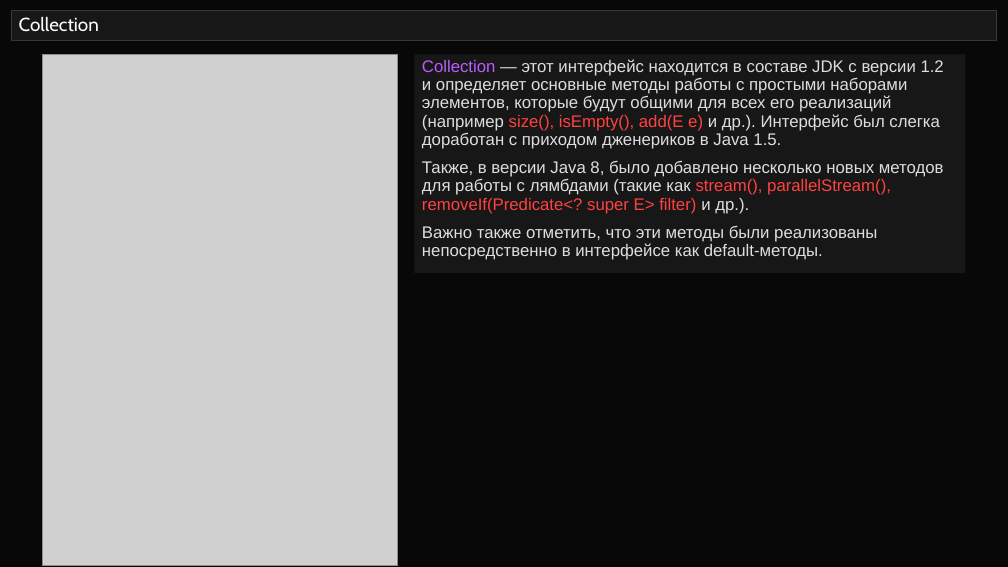
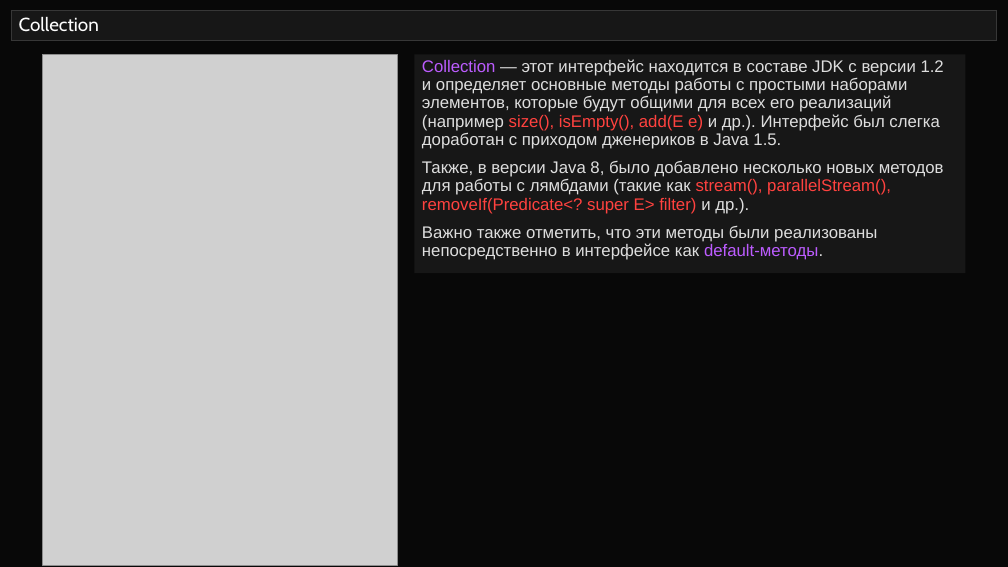
Before and after one commit to semusv/SIB_collect, a slide deck: slide 4 of Коллекции_v4.pptx. Drawn at 1008x567 pixels with LibreOffice and Linux fonts; fonts in the diff are those of the drawing; grey boxes stand for pictures. Boxes give left, top, right and bottom in pixels: in the first picture for what was removed or moved away, otherwise in the second. Text is boxed around its words. In the diff, an @@ line names an element or a change of style, - is before the commit and + after.

Commit message:
add Stack / Collections / HashSet

```diff
--- a/Коллекции_v4.pptx
+++ b/Коллекции_v4.pptx
@@ text in rectangle at (422, 226, 877, 260): text colour #DDDDDD to #BC5CFF in "default-методы." @@
```
Also in this commit, not shown: 2 other slides changed, 1 slide removed, 5 other files.
